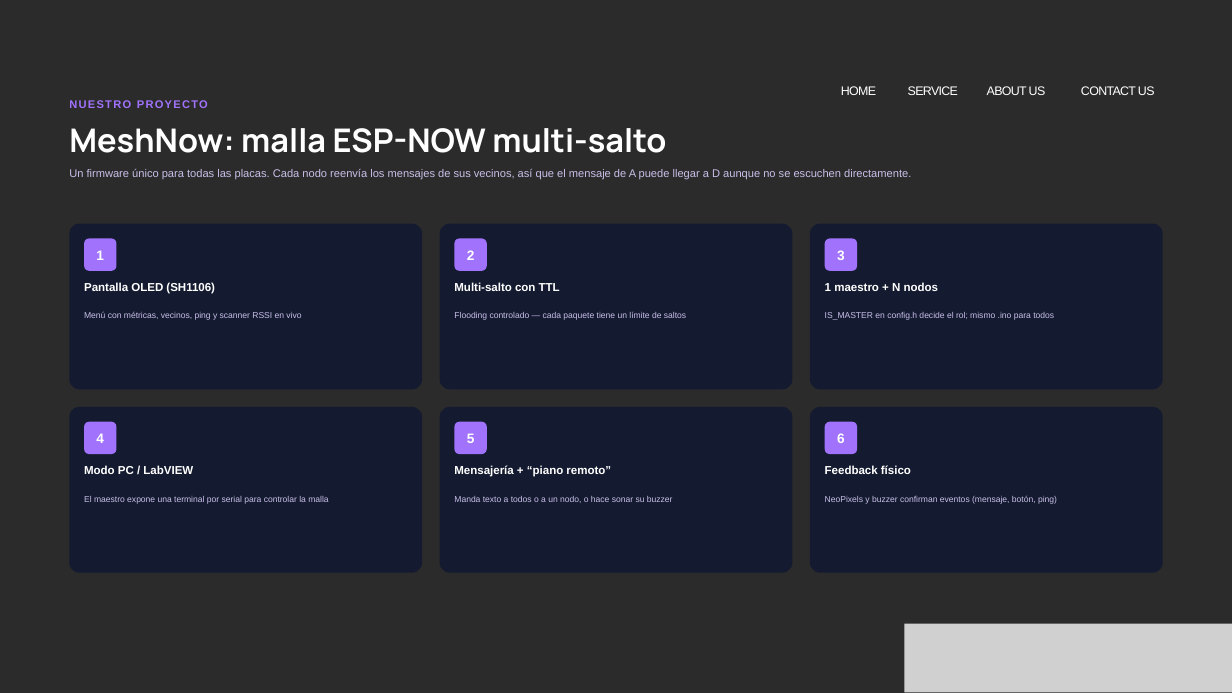
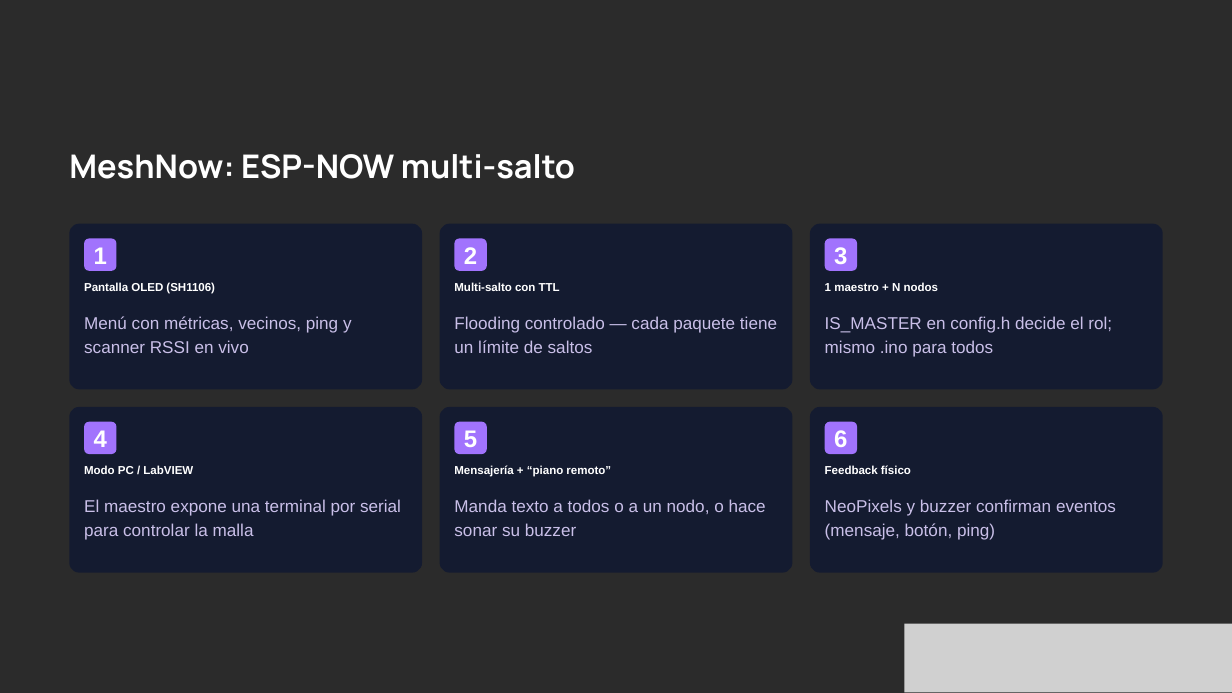
Before and after one commit to PabloJLM/ESPNOW-en-accion, a slide deck: slide 14 of Presentacion ESP NOW.pptx (slide 11 before the commit). Drawn at 1232x693 pixels with LibreOffice and Linux fonts; fonts in the diff are those of the drawing; grey boxes stand for pictures; background and template pictures are left out; a plain dark background stands for a picture behind light text. Boxes give left, top, right and bottom in pixels: in the first picture for what was removed or moved away, otherwise in the second. Text is boxed around its words. In the diff, an @@ line names an element or a change of style, - is before the commit and + after.

```diff
--- a/Presentacion ESP NOW.pptx
+++ b/Presentacion ESP NOW.pptx
@@ text removed at (841,86,876,95) @@
-  HOME
@@ text removed at (908,86,958,95) @@
-  SERVICE
@@ text removed at (987,86,1046,95) @@
-  ABOUT US
@@ text removed at (1081,86,1155,95) @@
-  CONTACT US
@@ text removed at (69,98,675,115) @@
-NUESTRO PROYECTO
@@ text at (69,154,575,179): text changed @@
-MeshNow: malla ESP-NOW multi-salto
+MeshNow: ESP-NOW multi-salto
@@ text removed at (69,169,911,179) @@
-Un firmware único para todas las placas. Cada nodo reenvía los mensajes de sus vecinos, así que el mensaje de A puede llegar a D aunque no se escuchen directamente.
@@ size 16 to 28 pt in 6 elements at (94,247,107,264), (464,247,477,264), (834,247,847,264), (94,430,107,447), (464,430,477,447), (834,430,847,447) @@
@@ size 10 to 20 pt in 6 elements at (84,316,352,353), (454,316,777,353), (825,316,1112,357), (84,499,401,540), (454,499,766,536), (825,499,1116,540) @@
```
Also in this commit, not shown: 12 other slides changed, 5 slides added, 4 slides removed, 1 other file.
